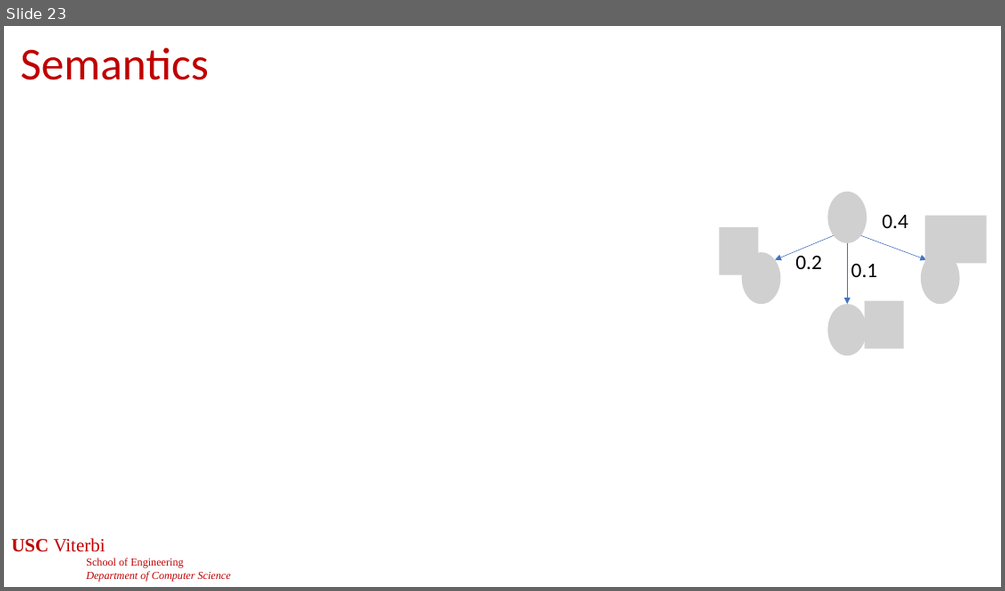
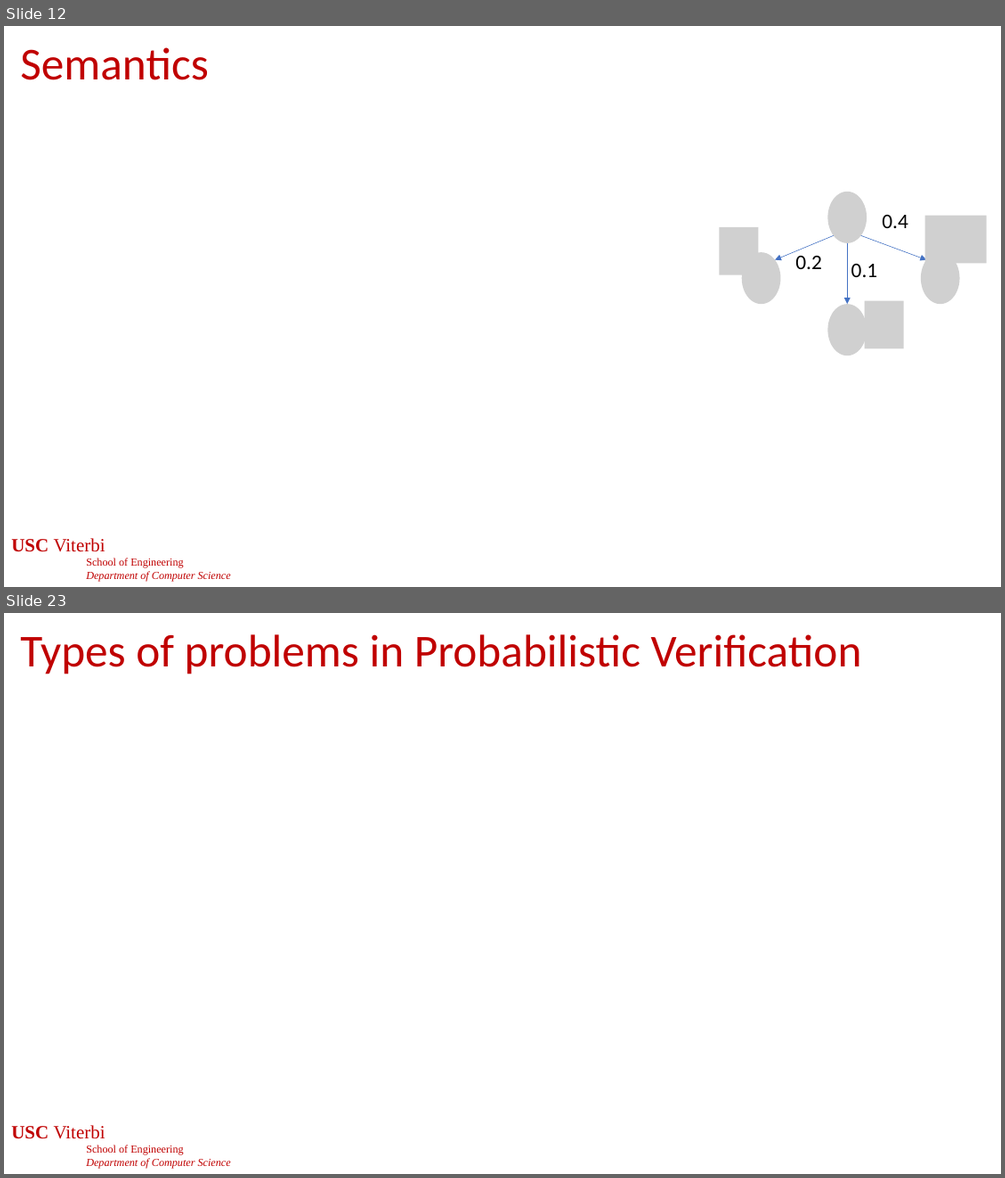
Before and after one commit to jdeshmukh/jdeshmukh.github.io, a slide deck: teaching/cs513slides/lecture9-Probabilistic-Models.pptx. Shown one above the other, each under a label of ours: slide 23 before the commit, slides 12 and 23 after it; the slides between them are not shown. The pictures are 1005x591 and 1005x1178 pixels, drawn with LibreOffice and Linux fonts; fonts in the diff are those of the drawing; grey boxes stand for pictures; background and template pictures are left out. Boxes give left, top, right and bottom in pixels: in the first picture for what was removed or moved away, otherwise in the second. Text is boxed around its words. In the diff, an @@ line names an element or a change of style, - is before the commit and + after.

```diff
--- a/teaching/cs513slides/lecture9-Probabilistic-Models.pptx
+++ b/teaching/cs513slides/lecture9-Probabilistic-Models.pptx
@@ slide 23 added at (4, 613, 1001, 1174), background #FFFFFF; not listed: 1 template element that a slide beside it also shows @@
@@ title added at (20, 634, 862, 674), 44 pt, text #C00000 @@
+Types of problems in Probabilistic Verification
@@ page number added at (391, 1130, 615, 1159), 24 pt, text #FFFFFF @@
+23
@@ what was slide 23 is now slide 12 @@
```
Also in this commit, not shown: 13 slides changed, 12 other slides added.
